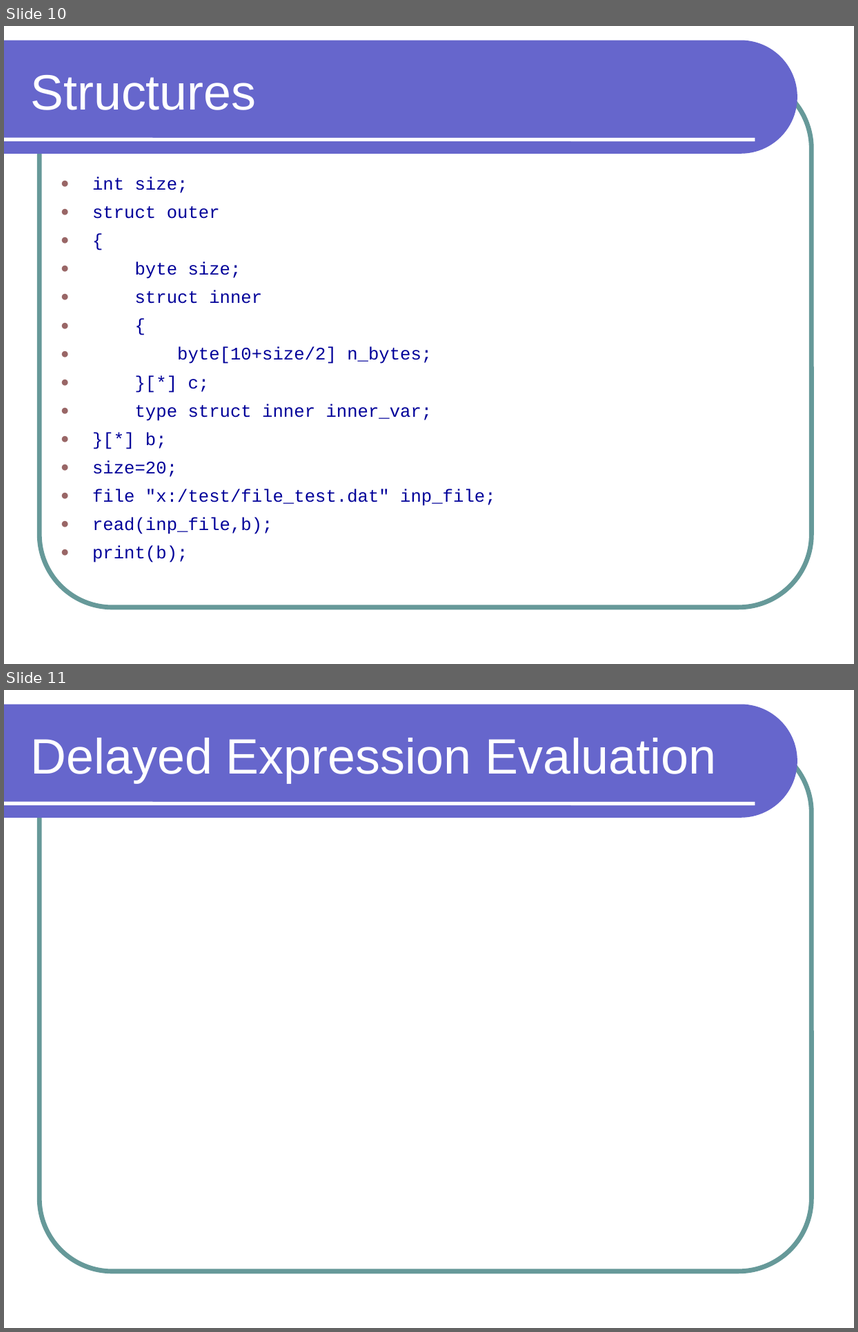
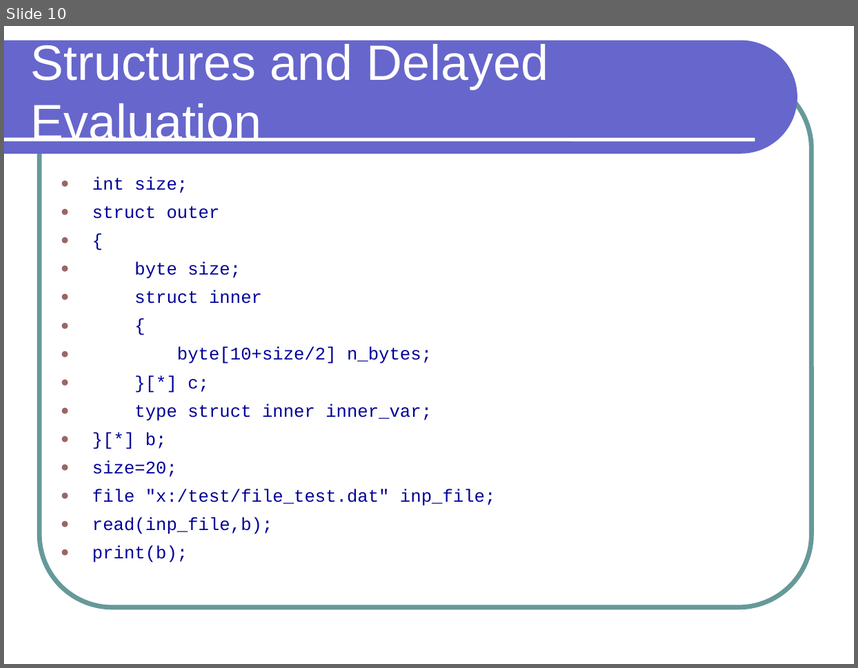
Before and after one commit to preethinarayan/plt-bdpl, a slide deck: bdpl/doc/Presentation/BDPL.ppt. Shown one above the other, each under a label of ours: slides 10 and 11 before the commit, slide 10 after it. The pictures are 858x1332 and 858x668 pixels, drawn with LibreOffice and Linux fonts; fonts in the diff are those of the drawing. Boxes give left, top, right and bottom in pixels: in the first picture for what was removed or moved away, otherwise in the second. Text is boxed around its words. In the diff, an @@ line names an element or a change of style, - is before the commit and + after.

```diff
--- a/bdpl/doc/Presentation/BDPL.ppt
+++ b/bdpl/doc/Presentation/BDPL.ppt
@@ slide 11 removed at <box>4,690,854,1328</box>, background #FFFFFF; not listed: 3 template elements that a slide beside it also shows @@
@@ title removed at <box>30,738,716,782</box> @@
-Delayed Expression Evaluation
@@ slide 10 changed as well @@
@@ title at <box>30,44,548,141</box>: text changed @@
-Structures
+Structures and Delayed Evaluation
```
Also in this commit, not shown: 2 other slides changed, 1 slide added.
